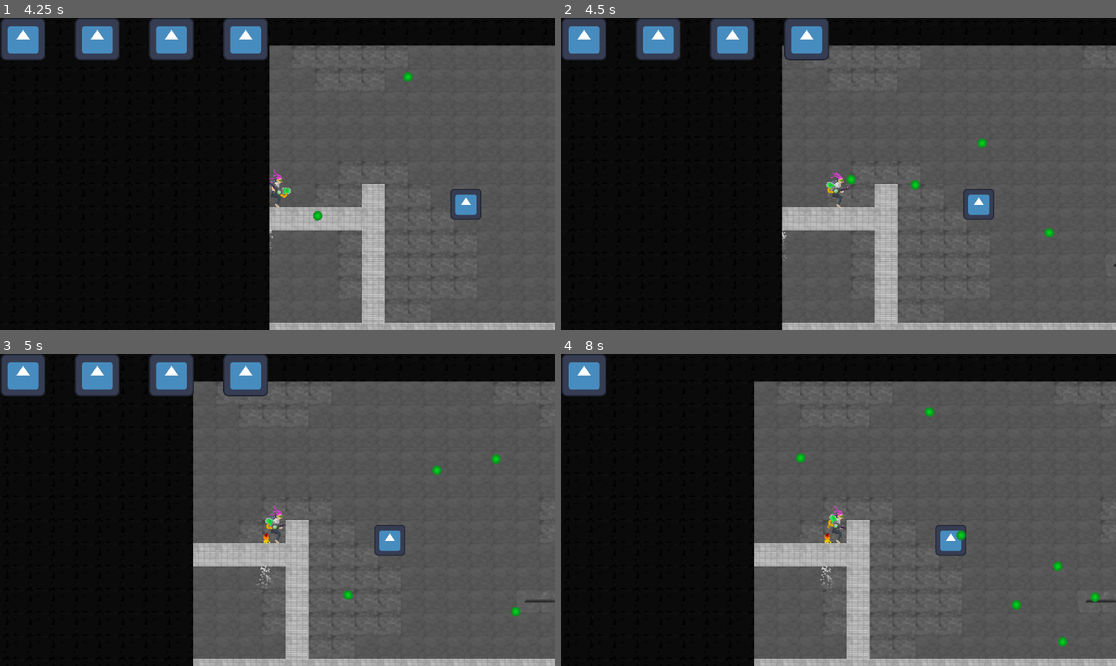
Above: before the commit, frames 1-4 (two rows, left to right).
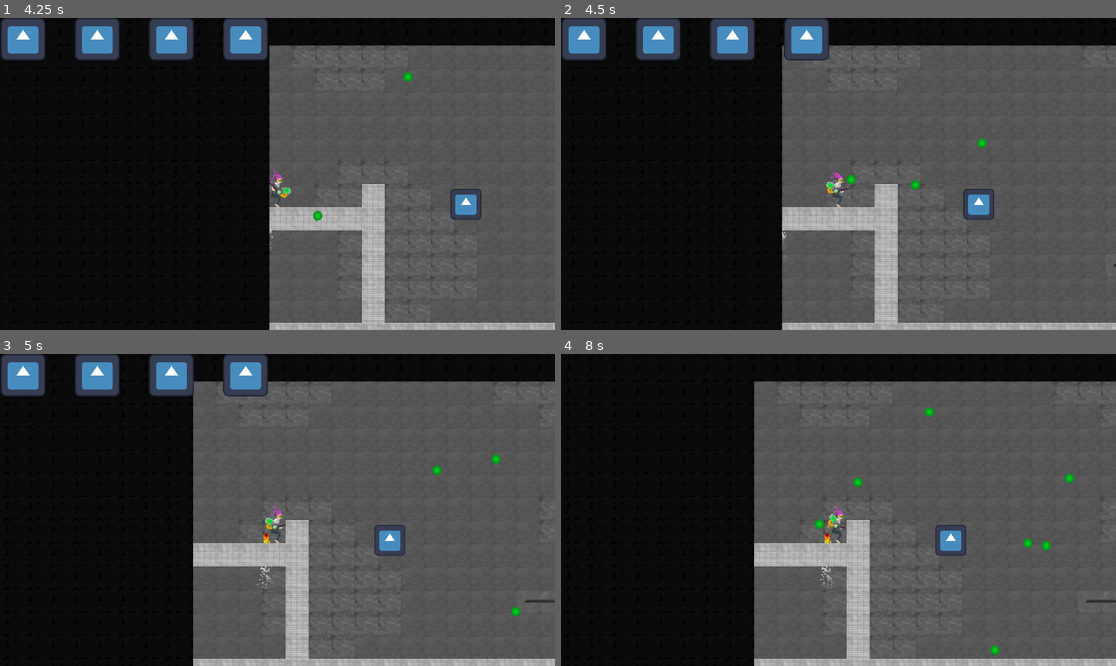
Above: after the commit, the same moments.

Repository: Sn0wy8/Haven
Game: Godot game, scene res://Scenes/main.tscn
The game is run twice, just before and just after one commit, with the same random seed, the same clock (stepped at 60 frames per second) and the same inputs. The engine's default icon, where the game draws it, is replaced by a stand-in: a white triangle on a blue panel in a dark square.
Inputs (mouse positions are in pixels of both pictures, inside the frame that each line leads up to):
- Up to frame 1 (4.25 s): move the mouse to (249, 236) at 0.52 s; hold D (RIGHT) 0.53-2.03 s; click (249, 236) at 0.6 s; tap W (UP) at 0.77, 1.52, 3.02, 3.77 s; move the mouse to (444, 220) at 1.27 s; click (444, 220) at 1.35 s; move the mouse to (111, 127) at 2.02 s; hold A (LEFT) from 2.03 s (still down); click (111, 127) at 2.1 s; move the mouse to (305, 174) at 2.77 s; click (305, 174) at 2.85 s; move the mouse to (194, 96) at 3.52 s; click (194, 96) at 3.6 s
- Up to frame 2 (4.5 s): move the mouse to (960, 158) at 4.27 s; release A (LEFT) at 4.28 s; hold D (RIGHT) from 4.28 s (still down); click (960, 158) at 4.35 s
- Up to frame 3 (5 s): keep holding D (RIGHT); tap W (UP) at 4.52 s
- Up to frame 4 (8 s): keep holding D (RIGHT); move the mouse to (727, 525) at 5.02 s; click (727, 525) at 5.1 s; move the mouse to (894, 441) at 5.77 s; click (894, 441) at 5.85 s; tap W (UP) at 6.02, 6.77, 7.52 s; move the mouse to (810, 572) at 6.52 s; click (810, 572) at 6.6 s; move the mouse to (1005, 556) at 7.27 s; click (1005, 556) at 7.35 s

Frame 1 is identical in both runs. In frame 2, less than 0.1% of the frame differs, in the area x 87-89%, y 67-71%; in frame 3, less than 0.1%; in frame 4, 1.6%, in the area x 0-98%, y 0-97%.

Commit message:
132

Diff:
--- a/haven/Scenes/main.tscn
+++ b/haven/Scenes/main.tscn
@@ -275,7 +275,7 @@
 collision_mask = 3
 
 [node name="platform3" parent="." unique_id=28415270 instance=ExtResource("2_0xm2m")]
-position = Vector2(1587, 81)
+position = Vector2(1592, 51)
 rotation = -1.5707964
 scale = Vector2(1.5, 1.9)
 collision_layer = 3
